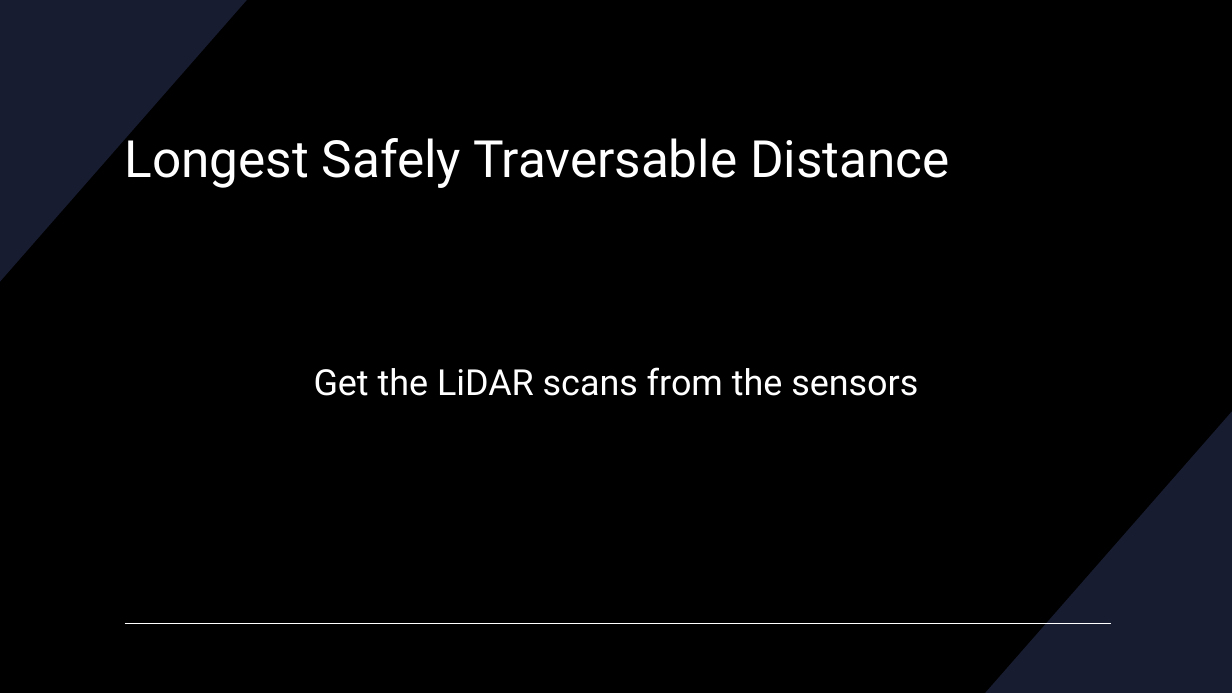
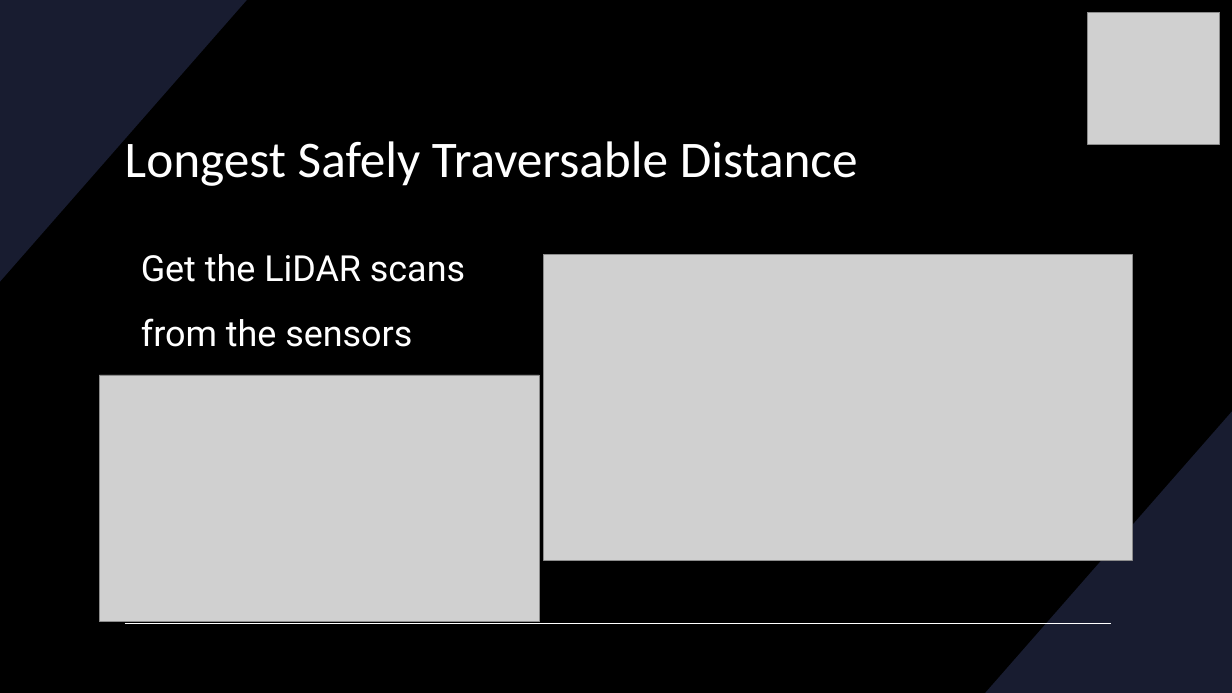
Before and after one commit to RacingAI/Reactive-Methods-Workshop, a slide deck: slide 3 of Disparity_Extender.pptx. Drawn at 1232x693 pixels with LibreOffice and Linux fonts; fonts in the diff are those of the drawing; grey boxes stand for pictures. Boxes give left, top, right and bottom in pixels: in the first picture for what was removed or moved away, otherwise in the second. Text is boxed around its words. In the diff, an @@ line names an element or a change of style, - is before the commit and + after.

```diff
--- a/Disparity_Extender.pptx
+++ b/Disparity_Extender.pptx
@@ picture added at (x1=1088, y1=12, x2=1220, y2=144) @@
@@ title "Longest Safely Traversable Distance" at (x1=125, y1=135, x2=858, y2=186): font Roboto to Calibri @@
@@ text at (x1=141, y1=254, x2=465, y2=347): text changed @@
-Get the LiDAR scans from the sensors
+Get the LiDAR scans
+from the sensors
@@ picture added at (x1=544, y1=255, x2=1133, y2=560) @@
@@ picture added at (x1=100, y1=375, x2=540, y2=622) @@
```
Also in this commit, not shown: 30 other slides changed, 1 slide added, 1 slide removed.
